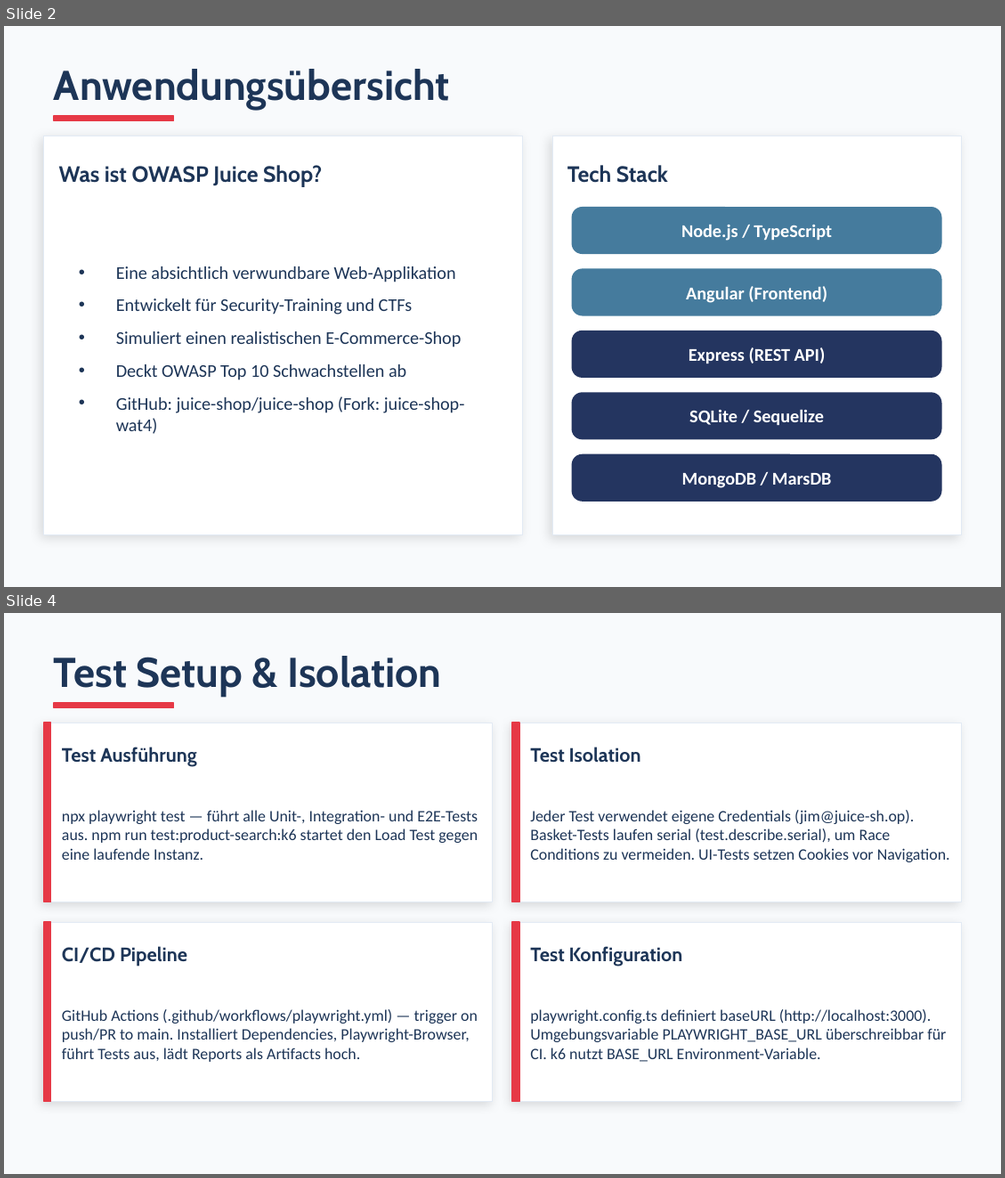
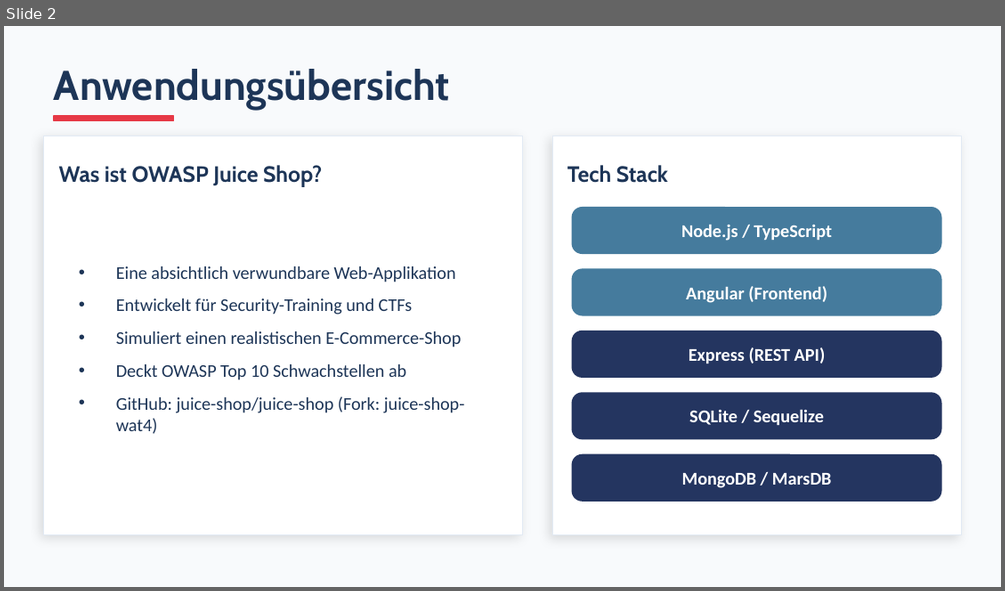
Before and after one commit to CHB13/juice-shop-wat4, a slide deck: PRESENTATION.pptx. Shown one above the other, each under a label of ours: slides 2 and 4 before the commit, slide 2 after it; the slides between them are not shown. The pictures are 1005x1178 and 1005x591 pixels, drawn with LibreOffice and Linux fonts; fonts in the diff are those of the drawing. Boxes give left, top, right and bottom in pixels: in the first picture for what was removed or moved away, otherwise in the second. Text is boxed around its words. In the diff, an @@ line names an element or a change of style, - is before the commit and + after.

```diff
--- a/PRESENTATION.pptx
+++ b/PRESENTATION.pptx
@@ slide 4 removed at [4, 613, 1001, 1174], background #F8FAFC @@
@@ text removed at [54, 656, 441, 698] @@
-Test Setup & Isolation
@@ rectangle removed at [54, 703, 173, 707] @@
@@ rectangle removed at [44, 722, 493, 902] @@
@@ rectangle removed at [44, 722, 51, 902] @@
@@ rectangle removed at [512, 722, 961, 902] @@
@@ rectangle removed at [512, 722, 519, 902] @@
@@ text removed at [62, 747, 197, 767] @@
-Test Ausführung
@@ text removed at [530, 747, 641, 763] @@
-Test Isolation
@@ text removed at [62, 810, 477, 860] @@
-npx playwright test — führt alle Unit-, Integration- und E2E-Tests aus. npm run test:product-search:k6 startet den Load Test gegen eine laufende Instanz.
@@ text removed at [530, 810, 950, 862] @@
-Jeder Test verwendet eigene Credentials (jim@juice-sh.op). Basket-Tests laufen serial (test.describe.serial), um Race Conditions zu vermeiden. UI-Tests setzen Cookies vor Navigation.
@@ rectangle removed at [44, 922, 493, 1102] @@
@@ rectangle removed at [44, 922, 51, 1102] @@
@@ rectangle removed at [512, 922, 961, 1102] @@
@@ rectangle removed at [512, 922, 519, 1102] @@
@@ text removed at [62, 946, 187, 966] @@
-CI/CD Pipeline
@@ text removed at [530, 946, 683, 966] @@
-Test Konfiguration
@@ text removed at [62, 1009, 477, 1062] @@
-GitHub Actions (.github/workflows/playwright.yml) — trigger on push/PR to main. Installiert Dependencies, Playwright-Browser, führt Tests aus, lädt Reports als Artifacts hoch.
@@ text removed at [530, 1009, 946, 1062] @@
-playwright.config.ts definiert baseURL (http://localhost:3000). Umgebungsvariable PLAYWRIGHT_BASE_URL überschreibbar für CI. k6 nutzt BASE_URL Environment-Variable.
```
Also in this commit, not shown: 4 slides changed, 2 slides added, 3 other slides removed, 1 other file.
